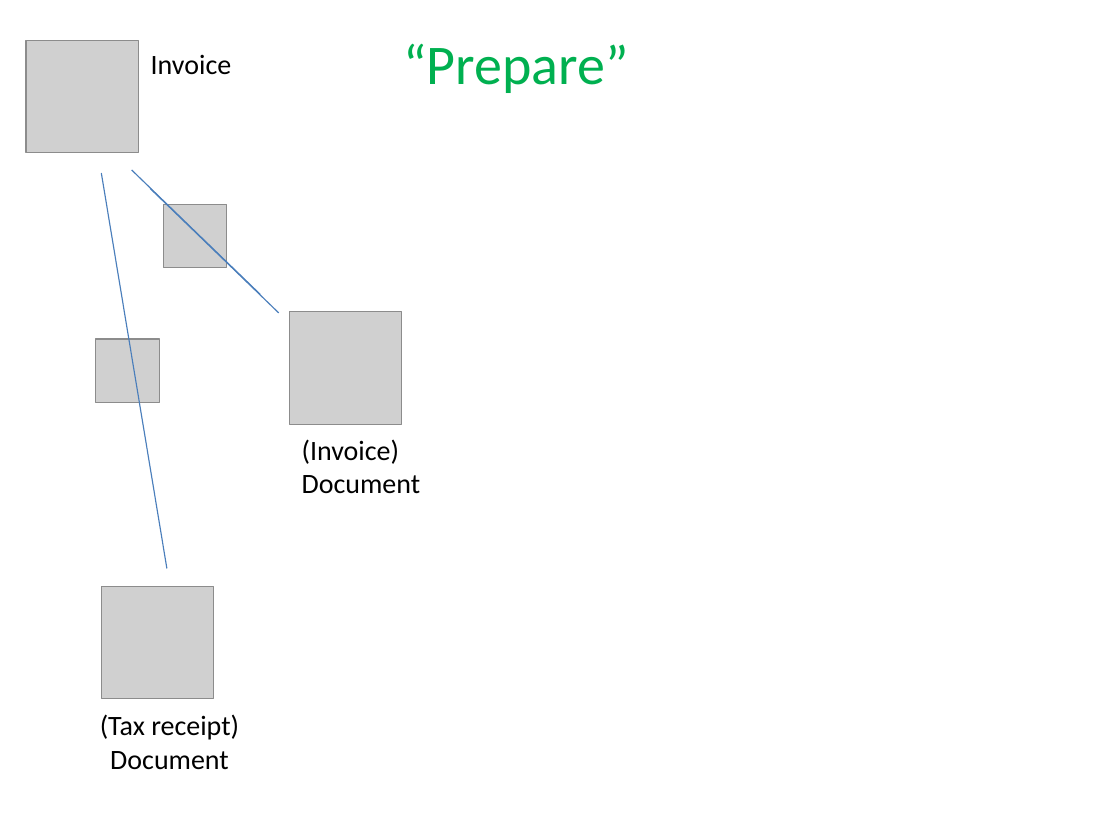
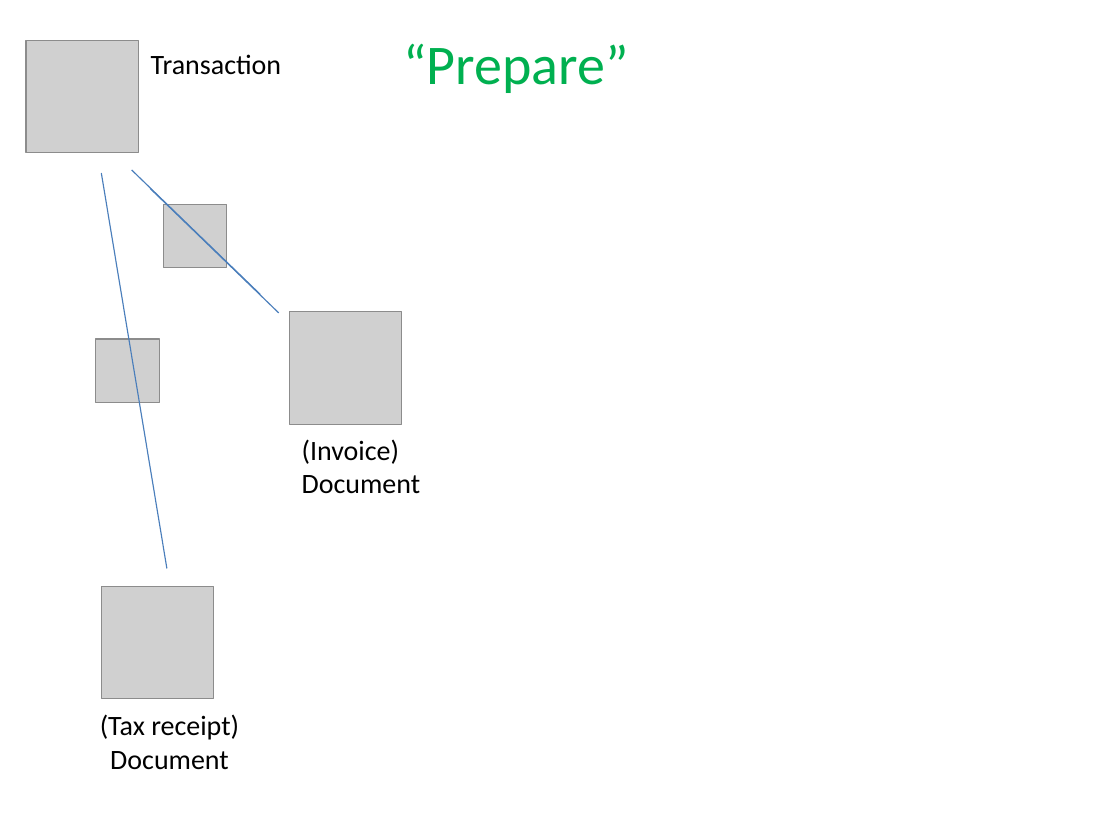
Before and after one commit to estatio/estatio, a slide deck: slide 20 of docs/docs-and-comms/attachments.pptx (slide 14 before the commit). Drawn at 1120x840 pixels with LibreOffice and Linux fonts; fonts in the diff are those of the drawing; grey boxes stand for pictures. Boxes give left, top, right and bottom in pixels: in the first picture for what was removed or moved away, otherwise in the second. Text is boxed around its words. In the diff, an @@ line names an element or a change of style, - is before the commit and + after.

```diff
--- a/docs/docs-and-comms/attachments.pptx
+++ b/docs/docs-and-comms/attachments.pptx
@@ text at [151,54,281,75]: text changed @@
-Invoice
+Transaction
```
Also in this commit, not shown: 14 other slides changed, 8 slides added, 2 slides removed.
